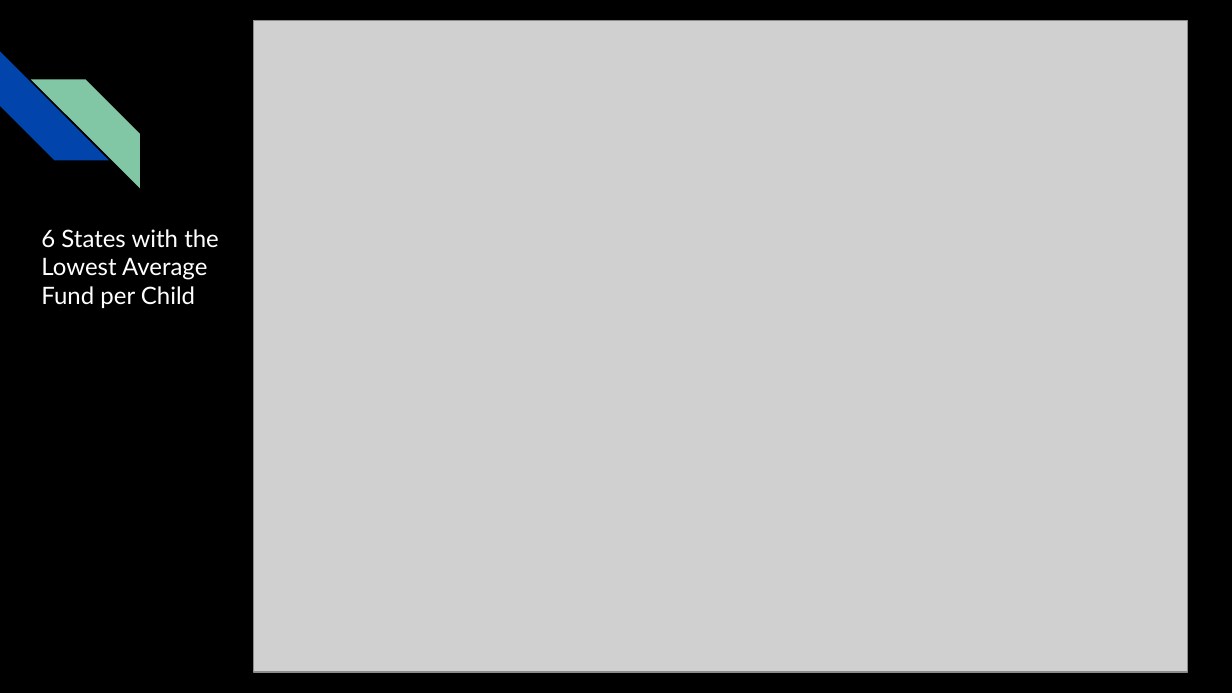
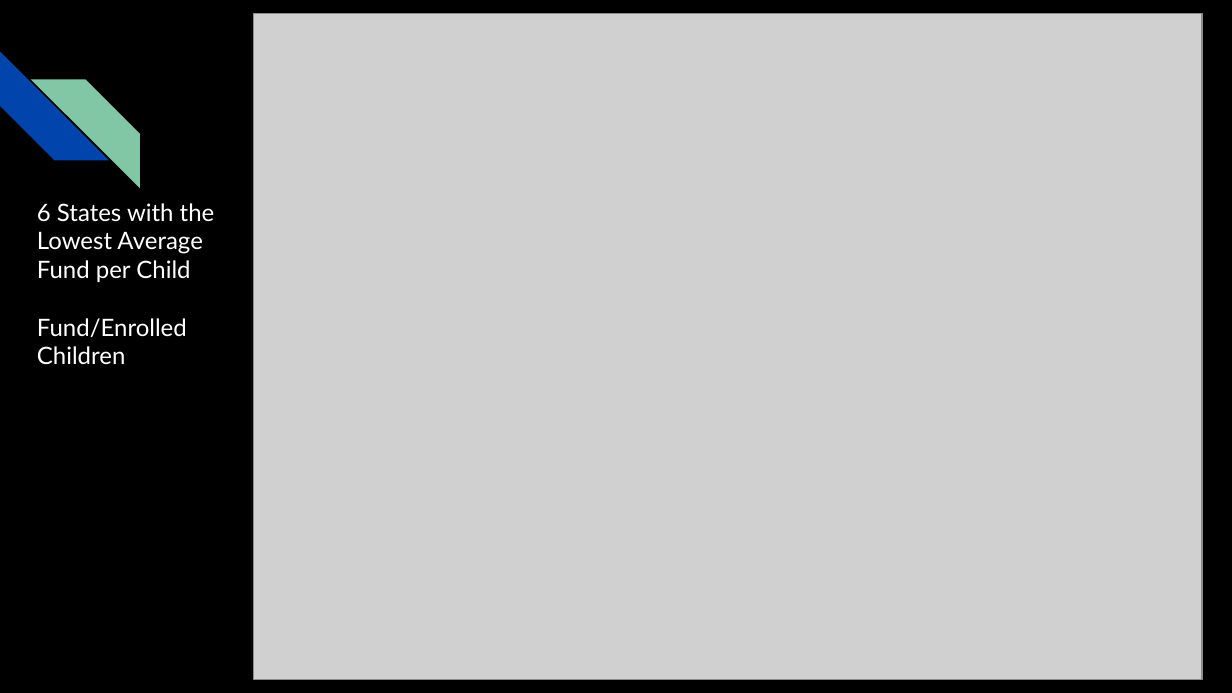
Before and after one commit to AGA-Datathon-2023/Dataminers, a slide deck: slide 13 of AGA Datathon 2023.pptx (slide 10 before the commit). Drawn at 1232x693 pixels with LibreOffice and Linux fonts; fonts in the diff are those of the drawing; grey boxes stand for pictures. Boxes give left, top, right and bottom in pixels: in the first picture for what was removed or moved away, otherwise in the second. Text is boxed around its words. In the diff, an @@ line names an element or a change of style, - is before the commit and + after.

```diff
--- a/AGA Datathon 2023.pptx
+++ b/AGA Datathon 2023.pptx
@@ picture: place and size @@
-picture at [254, 21, 1188, 673]
+picture at [254, 14, 1202, 680]
@@ text "6 States with the Lowest ...": place and size @@
-text "6 States with the Lowest ..." at [41, 229, 219, 308]
+text "6 States with the Lowest ..." at [37, 203, 215, 364]
@@ text at [37, 318, 187, 364]: paragraph added @@
+Fund/Enrolled Children
```
Also in this commit, not shown: 7 other slides changed, 5 slides added, 2 slides removed.
